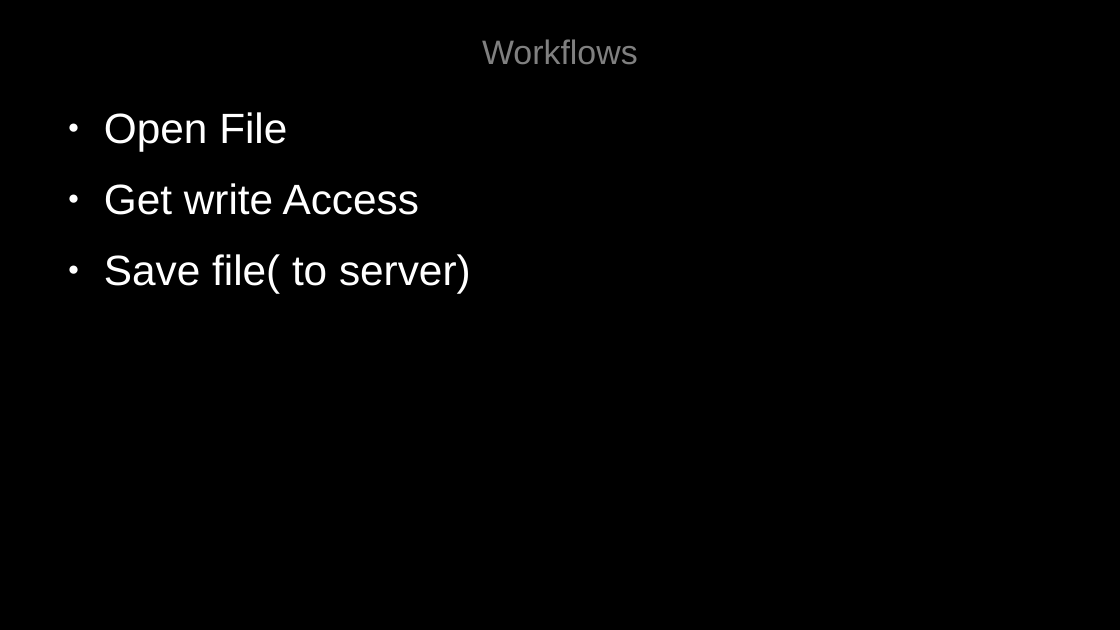
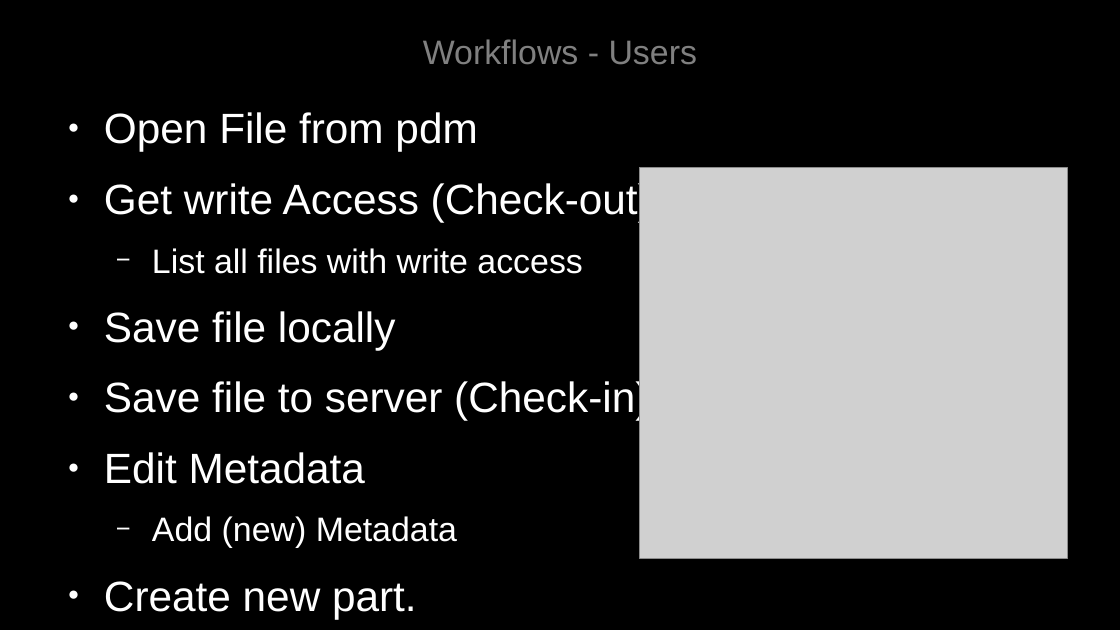
Before and after one commit to Jee-Bee/FreePDM, a slide deck: slide 10 of ConceptOfDesign/FreePDM_CoD.odp (slide 9 before the commit). Drawn at 1120x630 pixels with LibreOffice and Linux fonts; fonts in the diff are those of the drawing; grey boxes stand for pictures. Boxes give left, top, right and bottom in pixels: in the first picture for what was removed or moved away, otherwise in the second. Text is boxed around its words. In the diff, an @@ line names an element or a change of style, - is before the commit and + after.

Commit message:
Presentation Upd with attributes and workflows definition

```diff
--- a/ConceptOfDesign/FreePDM_CoD.odp
+++ b/ConceptOfDesign/FreePDM_CoD.odp
@@ title at (x1=423, y1=39, x2=697, y2=64): text changed @@
-Workflows
+Workflows - Users
@@ text at (x1=104, y1=112, x2=652, y2=548): text changed @@
-● Open File
-● Get write Access
-● Save file( to server)
+● Open File from pdm
+● Get write Access (Check-out)
+  − List all files with write access
+● Save file locally
+● Save file to server (Check-in)
+● Edit Metadata
+  − Add (new) Metadata
+● Create new part.
@@ picture added at (x1=640, y1=168, x2=1067, y2=559) @@
```
Also in this commit, not shown: 1 other slide changed, 1 slide added, 3 other files.
